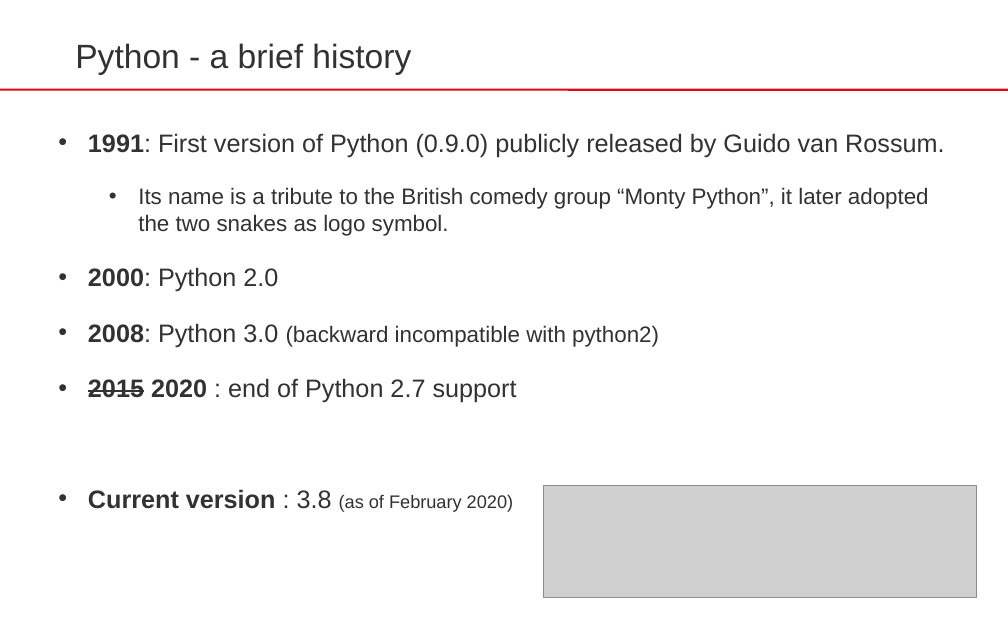
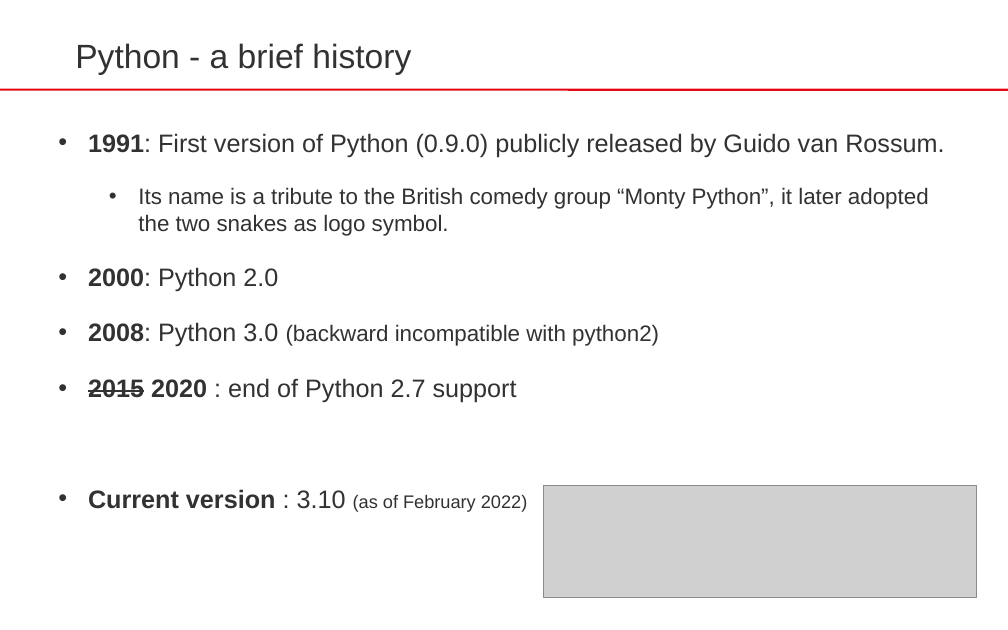
Before and after one commit to sib-swiss/first-steps-with-python-training, a slide deck: slide 6 of slides/Introductory_slides_first_steps_with_python.pptx. Drawn at 1008x630 pixels with LibreOffice and Linux fonts; fonts in the diff are those of the drawing; grey boxes stand for pictures. Boxes give left, top, right and bottom in pixels: in the first picture for what was removed or moved away, otherwise in the second. Text is boxed around its words. In the diff, an @@ line names an element or a change of style, - is before the commit and + after.

```diff
--- a/slides/Introductory_slides_first_steps_with_python.pptx
+++ b/slides/Introductory_slides_first_steps_with_python.pptx
@@ text at <box>88,489,528,512</box>: text changed @@
-  • Current version : 3.8 (as of February 2020)
+  • Current version : 3.10 (as of February 2022)
```
Also in this commit, not shown: 2 other slides changed, 1 other file.
